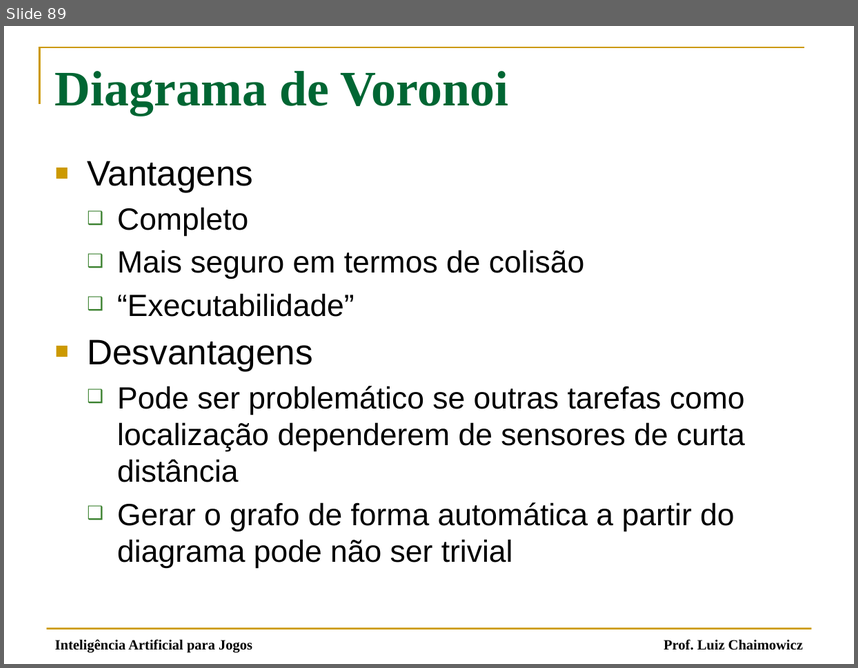
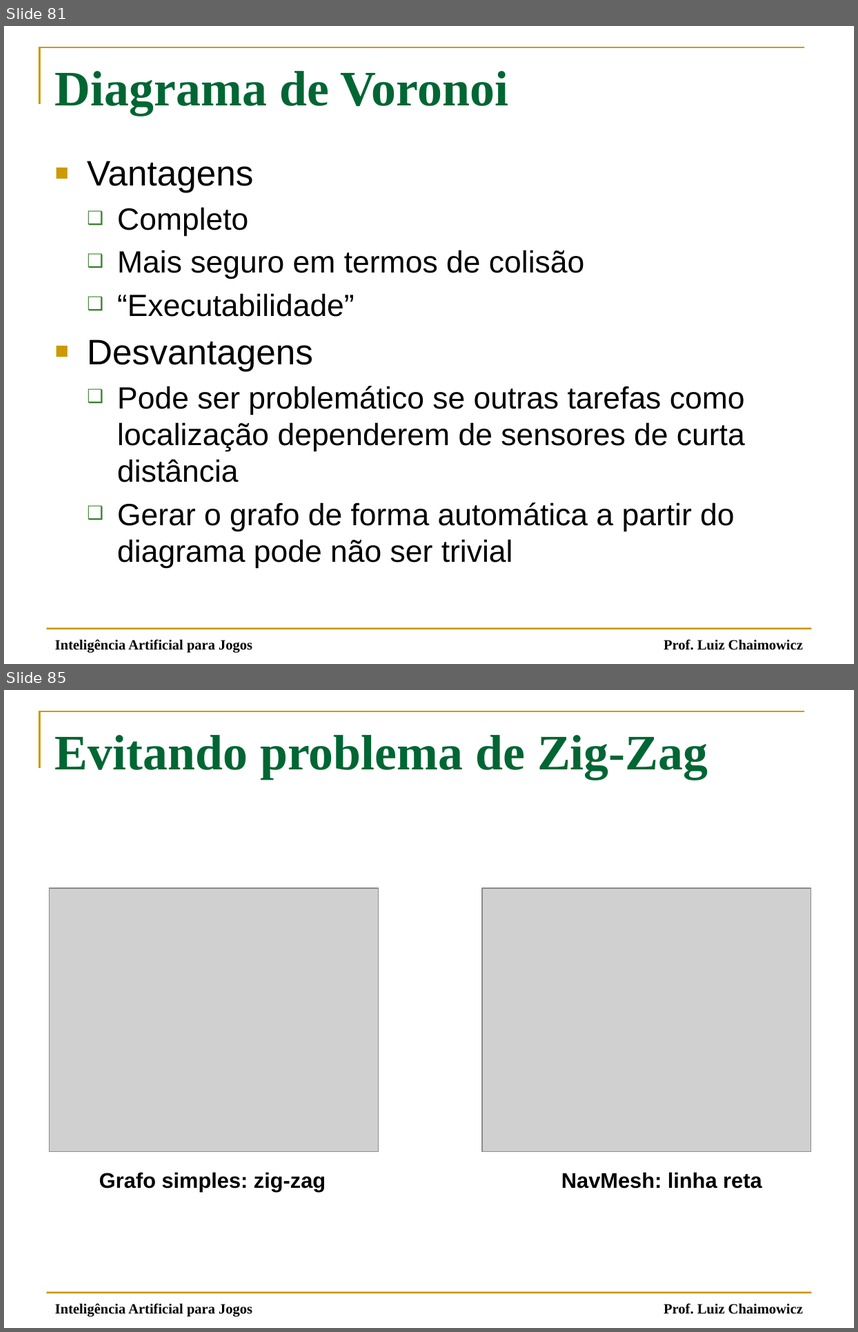
Before and after one commit to fegemo/cefet-games, a slide deck: attachments/IA 03 - Movimentação Simples.pptx. Shown one above the other, each under a label of ours: slide 89 before the commit, slides 81 and 85 after it; the slides between them are not shown. The pictures are 858x668 and 858x1332 pixels, drawn with LibreOffice and Linux fonts; fonts in the diff are those of the drawing; grey boxes stand for pictures. Boxes give left, top, right and bottom in pixels: in the first picture for what was removed or moved away, otherwise in the second. Text is boxed around its words. In the diff, an @@ line names an element or a change of style, - is before the commit and + after.

```diff
--- a/attachments/IA 03 - Movimentação Simples.pptx
+++ b/attachments/IA 03 - Movimentação Simples.pptx
@@ slide 85 added at bbox=[4, 690, 854, 1328], background #FFFFFF; not listed: 3 template elements that a slide beside it also shows @@
@@ title added at bbox=[55, 735, 708, 779], 42 pt, text #006633, bold @@
+Evitando problema de Zig-Zag
@@ picture added at bbox=[49, 888, 378, 1151] @@
@@ picture added at bbox=[481, 888, 811, 1151] @@
@@ text added at bbox=[99, 1172, 326, 1192], 18 pt, text #000000, bold @@
+Grafo simples: zig-zag
@@ text added at bbox=[562, 1172, 762, 1188], 18 pt, text #000000, bold @@
+NavMesh: linha reta
@@ text added at bbox=[55, 1303, 252, 1317], 12 pt, text #000000 @@
+Inteligência Artificial para Jogos
@@ what was slide 89 is now slide 81 @@
```
Also in this commit, not shown: 8 slides changed, 3 other slides added, 37 slides removed, 1 other file.
